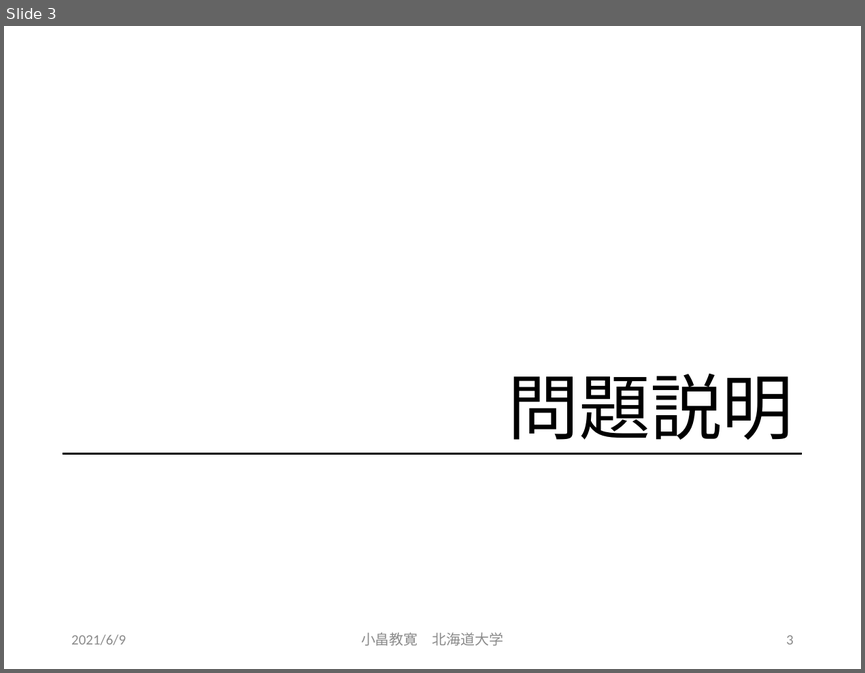
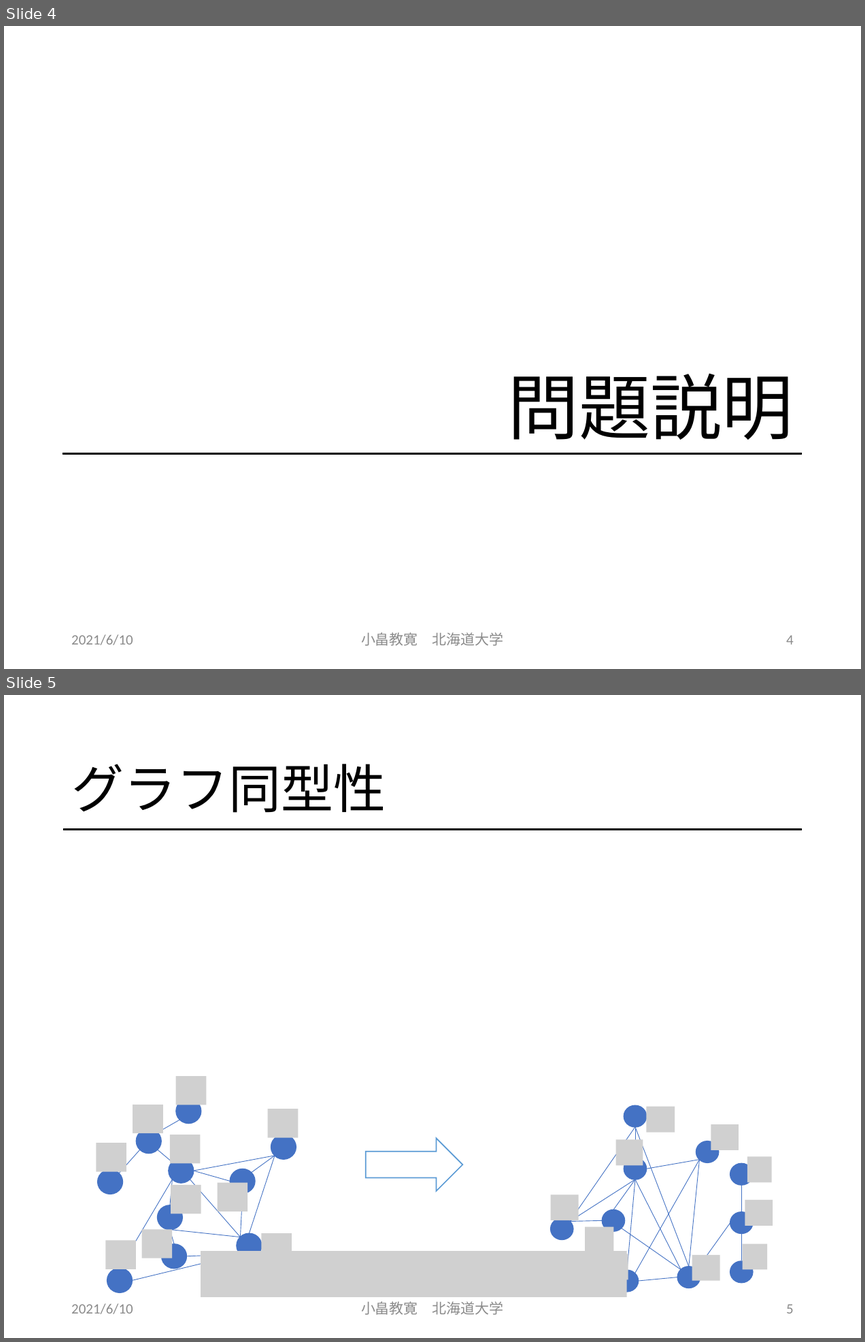
Before and after one commit to obatakyoukan/isomorphism, a slide deck: Isomorphism.pptx. Shown one above the other, each under a label of ours: slide 3 before the commit, slides 4 and 5 after it. The pictures are 865x673 and 865x1342 pixels, drawn with LibreOffice and Linux fonts; fonts in the diff are those of the drawing; grey boxes stand for pictures. Boxes give left, top, right and bottom in pixels: in the first picture for what was removed or moved away, otherwise in the second. Text is boxed around its words. In the diff, an @@ line names an element or a change of style, - is before the commit and + after.

Commit message:
自己同型の追加

```diff
--- a/Isomorphism.pptx
+++ b/Isomorphism.pptx
@@ slide 5 added at (x1=4, y1=695, x2=861, y2=1338), background #FFFFFF @@
@@ title added at (x1=71, y1=764, x2=385, y2=813), 44 pt, text #000000 @@
+グラフ同型性
@@ line added from (63, 830) to (802, 830), #000000 2 pt @@
@@ group added at (x1=96, y1=1076, x2=298, y2=1292): 15 lines, 10 ellipses, 10 pictures @@
@@ right arrow added at (x1=366, y1=1138, x2=462, y2=1191), outline #5B9BD5 1 pt @@
@@ line added from (636, 1179) to (613, 1210), #4472C4 0.5 pt @@
@@ group added at (x1=551, y1=1106, x2=772, y2=1291): 15 lines, 10 ellipses, 10 pictures @@
@@ picture added at (x1=201, y1=1250, x2=627, y2=1297) @@
@@ text added at (x1=71, y1=1303, x2=133, y2=1314), 12 pt, text #8C8C8C @@
+2021/6/10
@@ text added at (x1=361, y1=1301, x2=504, y2=1314), 12 pt, text #8C8C8C @@
+小畠教寛 北海道大学
@@ page number added at (x1=786, y1=1304, x2=793, y2=1313), 12 pt, text #8C8C8C @@
+5
@@ what was slide 3 is now slide 4 @@
@@ slide 4 changed as well @@
@@ text at (x1=71, y1=634, x2=133, y2=645): text changed @@
-2021/6/9
+2021/6/10
@@ page number at (x1=786, y1=635, x2=793, y2=644): text changed @@
-3
+4
```
Also in this commit, not shown: 32 other slides changed, 5 other slides added.
